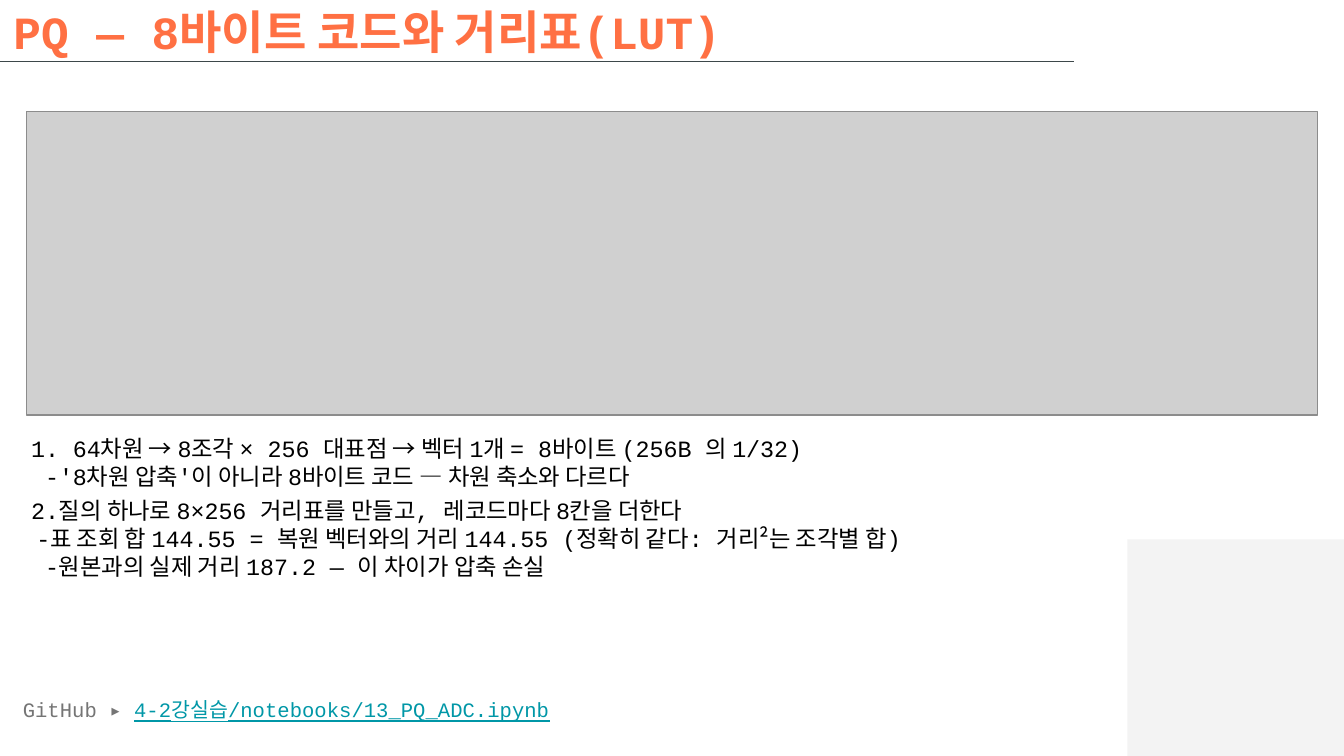
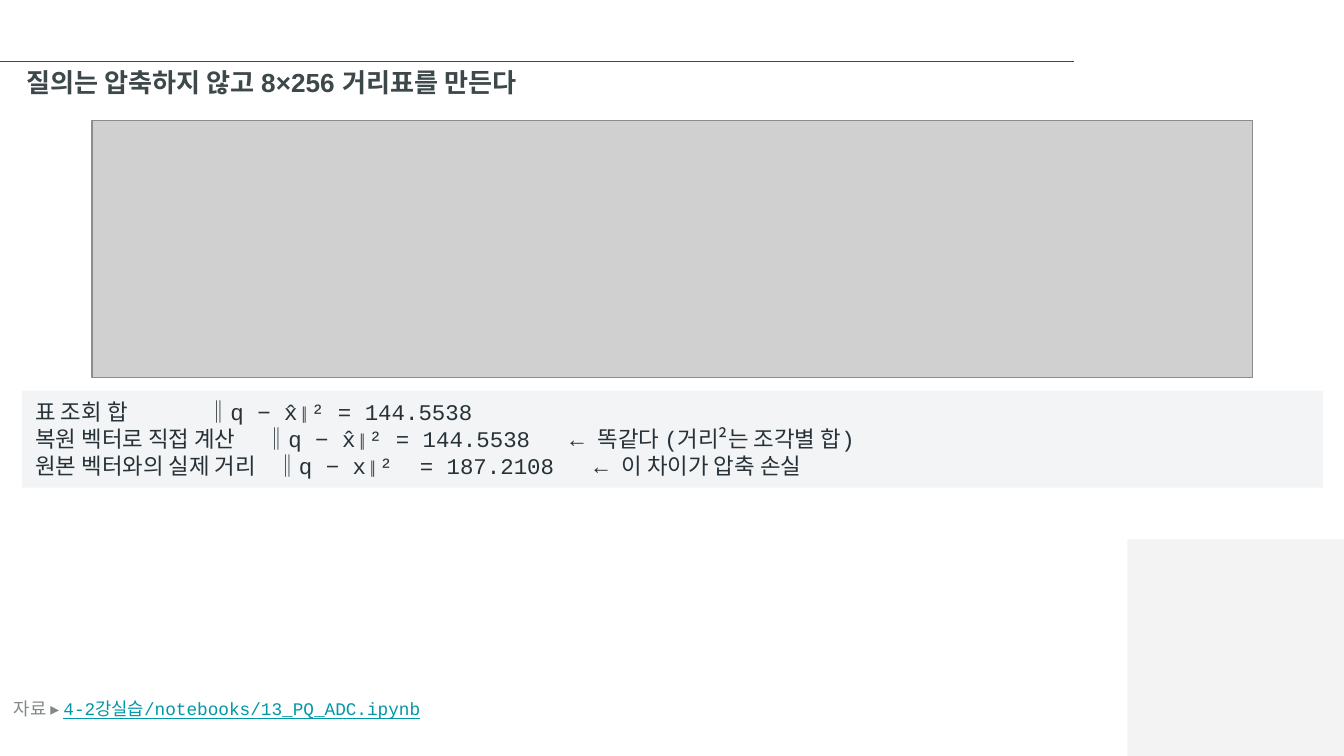
Before and after one commit to hikaMaeng/-ai-, a slide deck: slide 26 of 4-2강실습/slides/4-2강실습_벡터디비.pptx (slide 16 before the commit). Drawn at 1344x756 pixels with LibreOffice and Linux fonts; fonts in the diff are those of the drawing; grey boxes stand for pictures; background and template pictures are left out. Boxes give left, top, right and bottom in pixels: in the first picture for what was removed or moved away, otherwise in the second. Text is boxed around its words. In the diff, an @@ line names an element or a change of style, - is before the commit and + after.

```diff
--- a/4-2강실습/slides/4-2강실습_벡터디비.pptx
+++ b/4-2강실습/slides/4-2강실습_벡터디비.pptx
@@ title removed at (x1=13, y1=10, x2=721, y2=62) @@
-PQ — 8바이트 코드와 거리표(LUT)
@@ text added at (x1=26, y1=70, x2=516, y2=95), 14 pt, text #3D484A, bold @@
+질의는 압축하지 않고 8×256 거리표를 만든다
@@ picture resized from (x1=27, y1=112, x2=1317, y2=415) to (x1=93, y1=121, x2=1254, y2=378) @@
@@ rectangle added at (x1=22, y1=391, x2=1322, y2=488), fill #F3F4F5, 12 pt, text #263238 @@
+표 조회 합 ‖q − x̂‖² = 144.5538
+복원 벡터로 직접 계산 ‖q − x̂‖² = 144.5538 ← 똑같다 (거리²는 조각별 합)
+원본 벡터와의 실제 거리 ‖q − x‖² = 187.2108 ← 이 차이가 압축 손실
@@ text removed at (x1=31, y1=437, x2=901, y2=577) @@
-1. 64차원 → 8조각 × 256 대표점 → 벡터 1개 = 8바이트 (256B 의 1/32)
--'8차원 압축'이 아니라 8바이트 코드 — 차원 축소와 다르다
-2.질의 하나로 8×256 거리표를 만들고, 레코드마다 8칸을 더한다
--표 조회 합 144.55 = 복원 벡터와의 거리 144.55 (정확히 같다: 거리²는 조각별 합)
--원본과의 실제 거리 187.2 — 이 차이가 압축 손실
@@ text at (x1=14, y1=700, x2=420, y2=719): text changed; size 11 to 9.5 pt @@
-GitHub ▸ 4-2강실습/notebooks/13_PQ_ADC.ipynb
+자료 ▸ 4-2강실습/notebooks/13_PQ_ADC.ipynb
```
Also in this commit, not shown: 22 other slides changed, 36 slides added, 11 slides removed, 3 other files.
